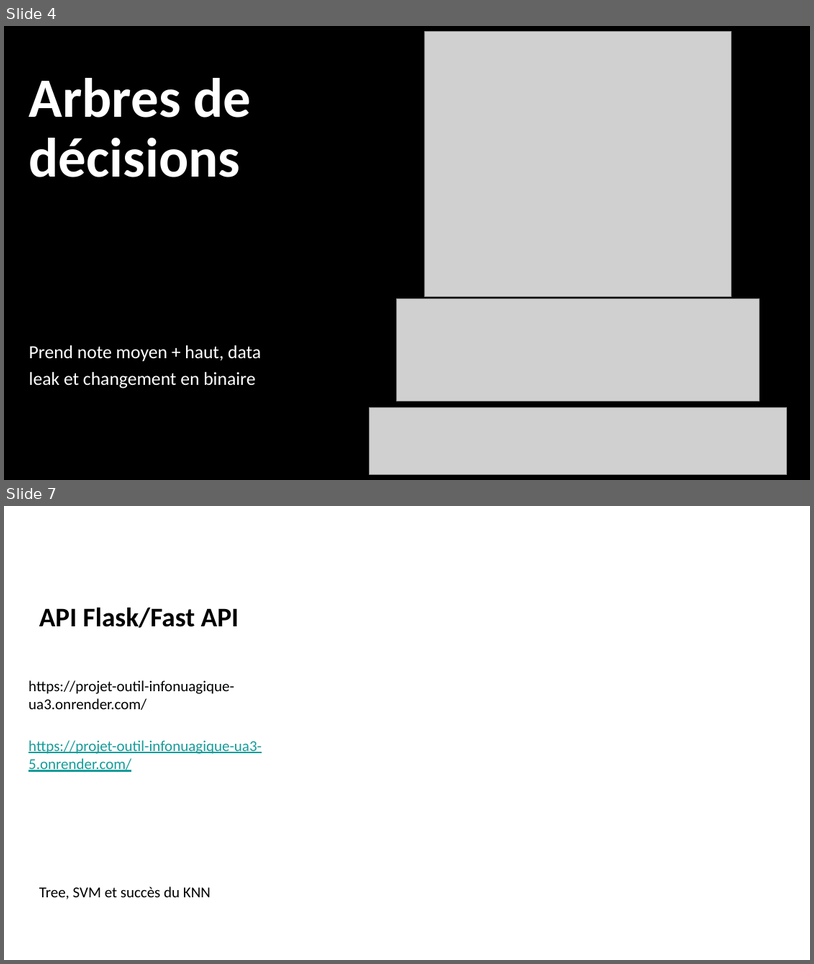
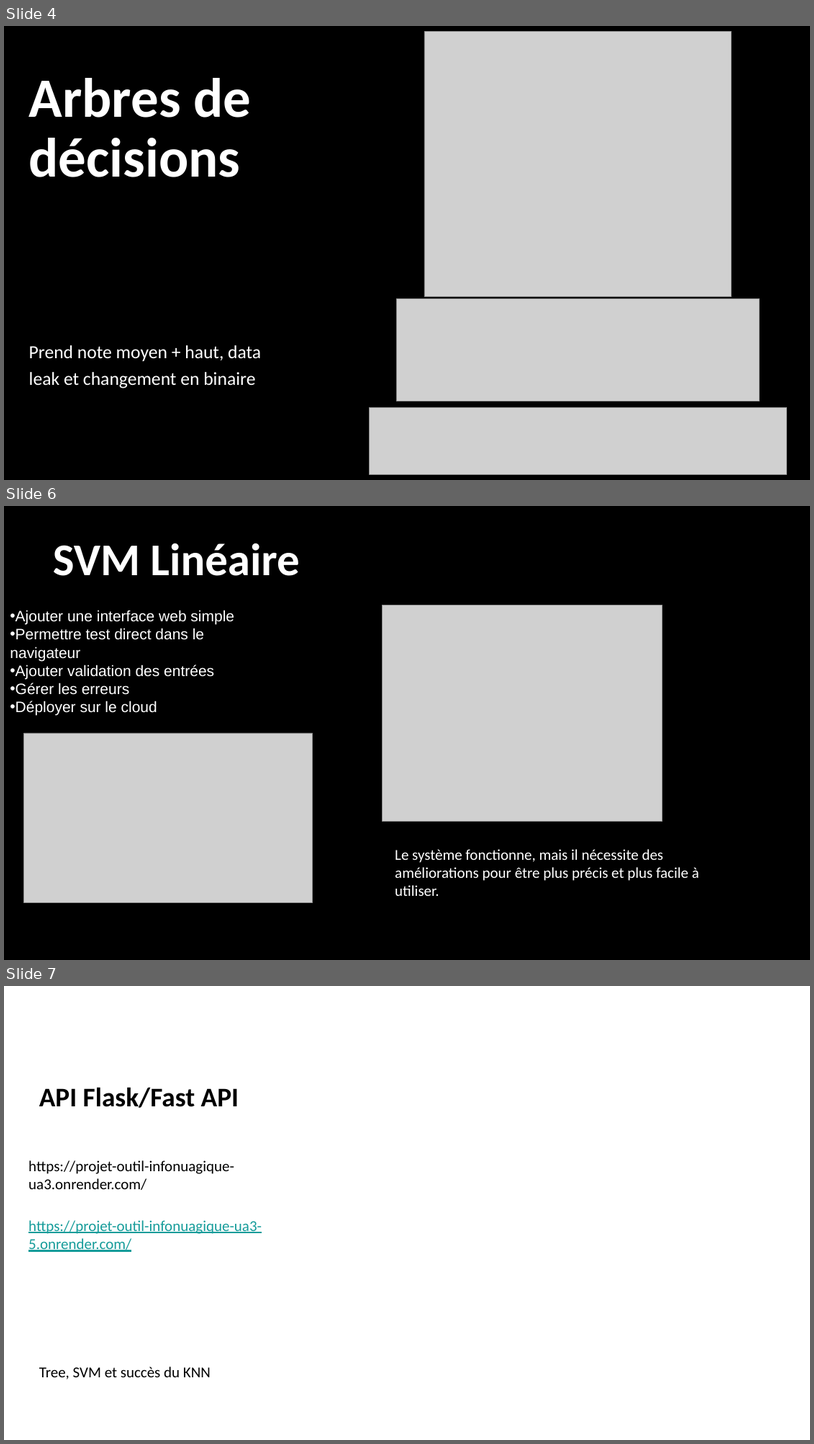
Before and after one commit to seguinx/Movie-Recommendation-System, a slide deck: RecFilmsUA3.pptx. Shown one above the other, each under a label of ours: slides 4 and 7 before the commit, slides 4, 6 and 7 after it; the slides between them are not shown. The pictures are 814x964 and 814x1444 pixels, drawn with LibreOffice and Linux fonts; fonts in the diff are those of the drawing; grey boxes stand for pictures; background and template pictures are left out. Boxes give left, top, right and bottom in pixels: in the first picture for what was removed or moved away, otherwise in the second. Text is boxed around its words. In the diff, an @@ line names an element or a change of style, - is before the commit and + after.

```diff
--- a/RecFilmsUA3.pptx
+++ b/RecFilmsUA3.pptx
@@ slide 6 added at <box>4,506,810,960</box>, background picture (left out) @@
@@ title added at <box>53,543,299,576</box>, 54 pt, text #FFFFFF, bold @@
+SVM Linéaire
@@ subtitle added at <box>10,610,234,716</box>, 18 pt, text #FFFFFF @@
+• Ajouter une interface web simple
+• Permettre test direct dans le navigateur
+• Ajouter validation des entrées
+• Gérer les erreurs
+• Déployer sur le cloud
@@ picture added at <box>383,605,663,821</box> @@
@@ picture added at <box>24,733,313,903</box> @@
@@ text added at <box>395,849,700,896</box>, 18 pt, text #FFFFFF @@
+Le système fonctionne, mais il nécessite des améliorations pour être plus précis et plus facile à utiliser.
```
Also in this commit, not shown: 1 slide changed, 1 slide removed, 1 other file.
